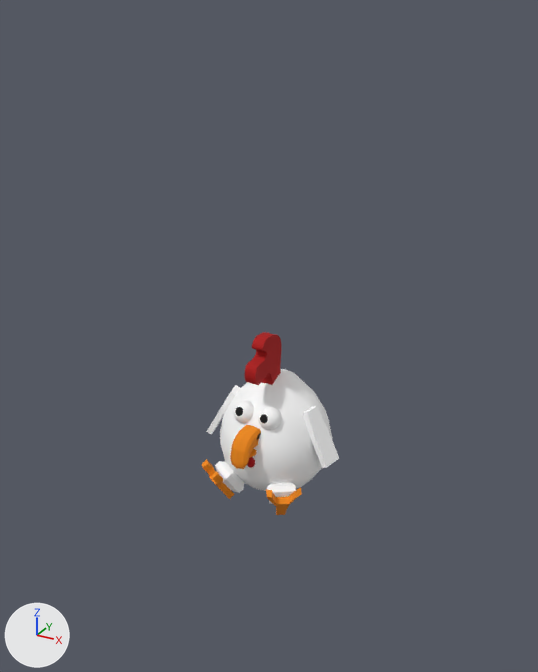
What one commit did to the FBX model Assets/Meshs/poulet.FBX.
The view is the same before and after, from a 50 mm lens placed at (2.68, -5.02, 3.95), pointed at (0.0, -0.15, 1.52). Every picture has the same lights, and +X, +Y and +Z are marked at lower left. Vertices at the same position are counted once.

The older version as bpy lines, for what is in view:
```python
me_mesh = bpy.data.meshes.new('Mesh')
me_mesh.from_pydata(...)  # 1012 vertices, 2000 faces; spans x -63.0..63.0, y -63.0..50.0, z -50.0..103.0
# faces by material slot: [720, 36, 808, 436]
me_mesh.materials.append(mat_material__58)  # white #ffffff
me_mesh.materials.append(mat_material__59)  # black #000000
me_mesh.materials.append(mat_material__60)  # orange #ed8600
me_mesh.materials.append(mat_material__61)  # red #ad0000
ob_poulet = bpy.data.objects.new('poulet', me_mesh)
ob_poulet.location = (-0.013, 0.006, 0.495)
ob_poulet.scale = (0.01, 0.01, 0.01)
```
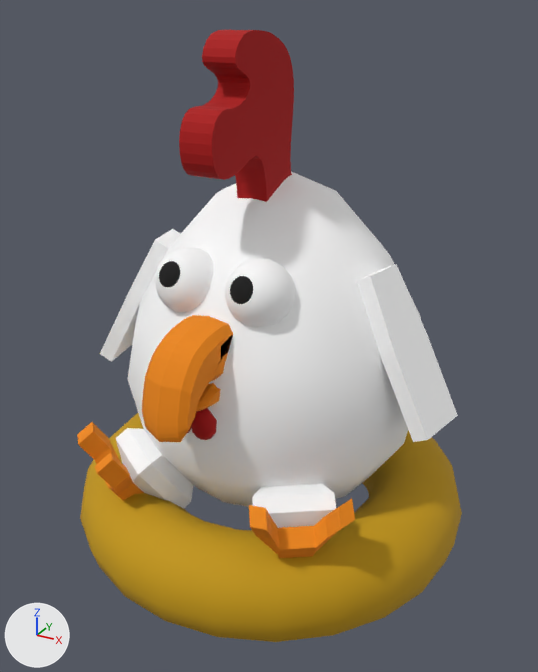
Commit message: Poulet
Taille du poulet plus nid

Pixel boxes (x1, y1, x2, y2) of what changed, in the pictures (538 x 672 px; the box of a moved part takes in the faces that stretch with it):
'poulet', reshaped, moved, rescaled (180% wider, 233% taller)
    before: (202, 332, 339, 515)
    after: (77, 30, 462, 642)
part 1 of me_mesh, moved or reshaped
    before: (202, 369, 339, 515)
    after: (77, 171, 458, 558)
part 2 of me_mesh, moved or reshaped
    before: (230, 425, 261, 469)
    after: (142, 315, 233, 442)
part 3 of me_mesh, moved or reshaped
    before: (247, 457, 255, 467)
    after: (192, 408, 217, 440)
part 4 of me_mesh, moved or reshaped
    before: (245, 332, 281, 385)
    after: (179, 30, 294, 202)
part 5 of me_mesh, moved or reshaped
    before: (258, 407, 282, 430)
    after: (225, 259, 295, 327)
part 6 of me_mesh, moved or reshaped
    before: (234, 400, 254, 424)
    after: (155, 248, 214, 312)
part 7 of me_mesh, moved or reshaped
    before: (249, 449, 257, 458)
    after: (197, 383, 220, 411)
part 8 of me_mesh, added (yellow)
    after: (80, 413, 462, 642)

Edits to the bpy script that builds the scene:
```text
Add mat_material__62:
    mat_material__62 = principled_material('Material #62')
    mat_material__62.base_color = (0.553, 0.314, 0.0)  # yellow #c49800
    mat_material__62.roughness = 0.859
Change me_mesh:
    where me_mesh.from_pydata(...)  # 1012 vertices, 2000 faces; spans x -63.0..63.0, y -63.0..50.0, z -50.0..103.0
    used by ob_poulet; location = (-0.013, 0.006, 0.495); scale = (0.01, 0.01, 0.01)
    me_mesh part 1: the loose piece of 210 vertices spanning x -63.0..63.0, y -61.0..50.0, z -50.0..65.0 is moved by (0.0, 0.0, 50.0)
    me_mesh part 2: the loose piece of 175 vertices spanning x -10.0..8.0, y -63.0..-35.0, z 1.0..30.0 is moved by (0.0, 0.0, 50.0)
    me_mesh part 3: the loose piece of 42 vertices spanning x -1.0..7.0, y -53.0..-45.0, z -3.0..8.0 is moved by (0.0, 0.0, 50.0)
    me_mesh part 4: the loose piece of 140 vertices spanning x -6.0..5.0, y -42.0..11.0, z 37.0..103.0 is moved by (0.0, 0.0, 50.0)
    me_mesh part 5: the loose piece of 114 vertices spanning x 2.0..21.0, y -41.0..-21.0, z 26.0..46.0 is moved by (0.0, 0.0, 50.0)
    me_mesh part 6: the loose piece of 114 vertices spanning x -22.0..-2.0, y -42.0..-22.0, z 26.0..46.0 is moved by (0.0, 0.0, 50.0)
    me_mesh part 7: the loose piece of 175 vertices spanning x -10.0..9.0, y -56.0..-23.0, z 6.0..28.0 is moved by (0.0, 0.0, 50.0)
    me_mesh part 8: a new loose piece, a torus around z (ring radius 51.0, tube radius 16.0) spanning x -68.0..66.0, y -70.0..65.0, z -16.0..16.0, in mat_material__62 (yellow #c49800)
    add me_mesh.materials.append(mat_material__62)  # yellow #c49800
Change ob_poulet:
    ob_poulet.location: (-0.013, 0.006, 0.495) -> (0.0, 0.0, 0.0)
    ob_poulet.scale: (0.01, 0.01, 0.01) -> (0.025, 0.025, 0.025)
```
